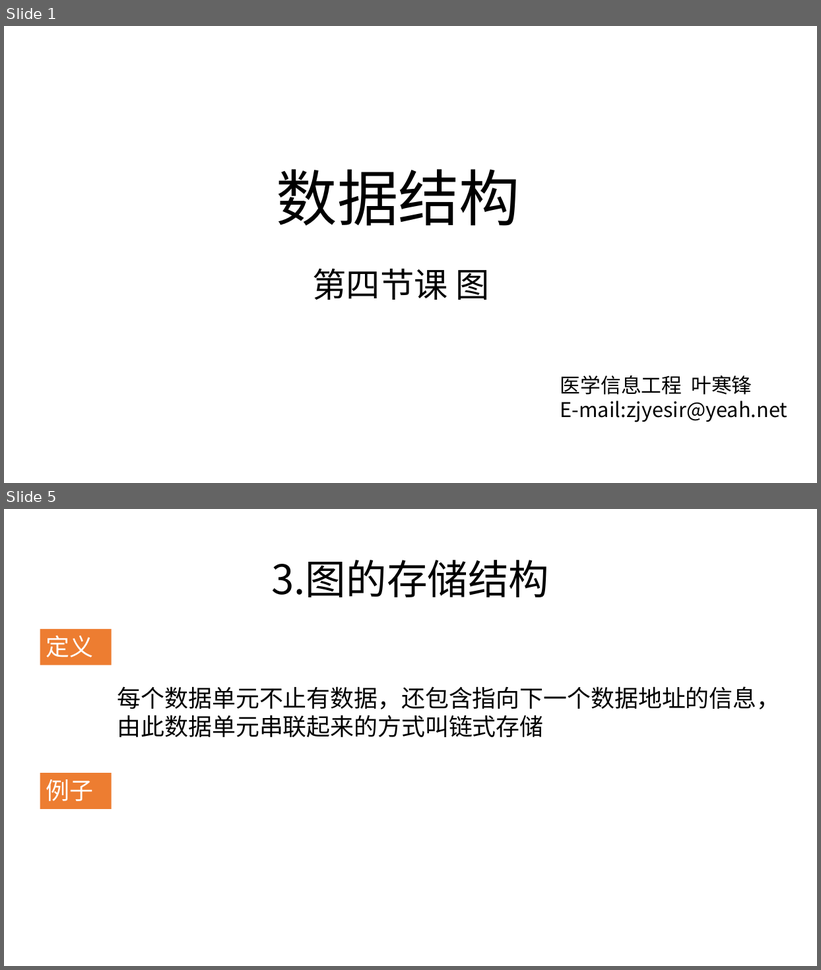
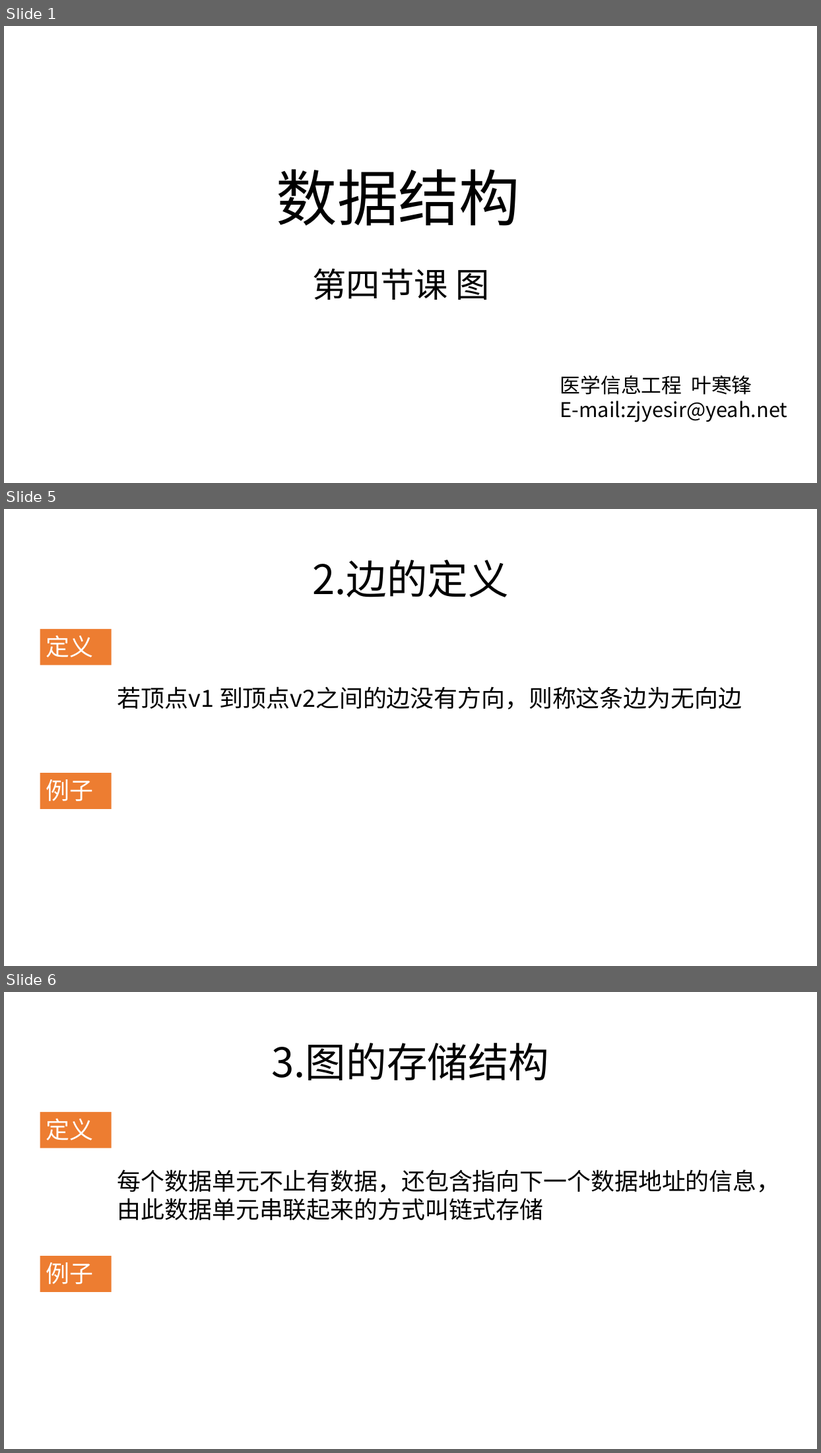
Before and after one commit to zjyesir/hmc_data_structure, a slide deck: ppt/7.图.pptx. Shown one above the other, each under a label of ours: slides 1 and 5 before the commit, slides 1, 5 and 6 after it; the slides between them are not shown. The pictures are 821x970 and 821x1453 pixels, drawn with LibreOffice and Linux fonts; fonts in the diff are those of the drawing; background and template pictures are left out. Boxes give left, top, right and bottom in pixels: in the first picture for what was removed or moved away, otherwise in the second. Text is boxed around its words. In the diff, an @@ line names an element or a change of style, - is before the commit and + after.

```diff
--- a/ppt/7.图.pptx
+++ b/ppt/7.图.pptx
@@ slide 5 added at (x1=4, y1=509, x2=817, y2=966), background picture (left out) @@
@@ text added at (x1=312, y1=560, x2=509, y2=597), 48 pt, text #000000 @@
+2.边的定义
@@ rectangle added at (x1=40, y1=629, x2=112, y2=665), fill #ED7D31, 28 pt, text #FFFFFF @@
+定义
@@ text added at (x1=118, y1=687, x2=742, y2=710), 28 pt, text #000000 @@
+若顶点v1 到顶点v2之间的边没有方向，则称这条边为无向边
@@ rectangle added at (x1=40, y1=773, x2=112, y2=809), fill #ED7D31, 28 pt, text #FFFFFF @@
+例子
@@ what was slide 5 is now slide 6 @@
```
Also in this commit, not shown: 1 slide changed, 2 other slides added, 2 slides removed, 9 other files.
